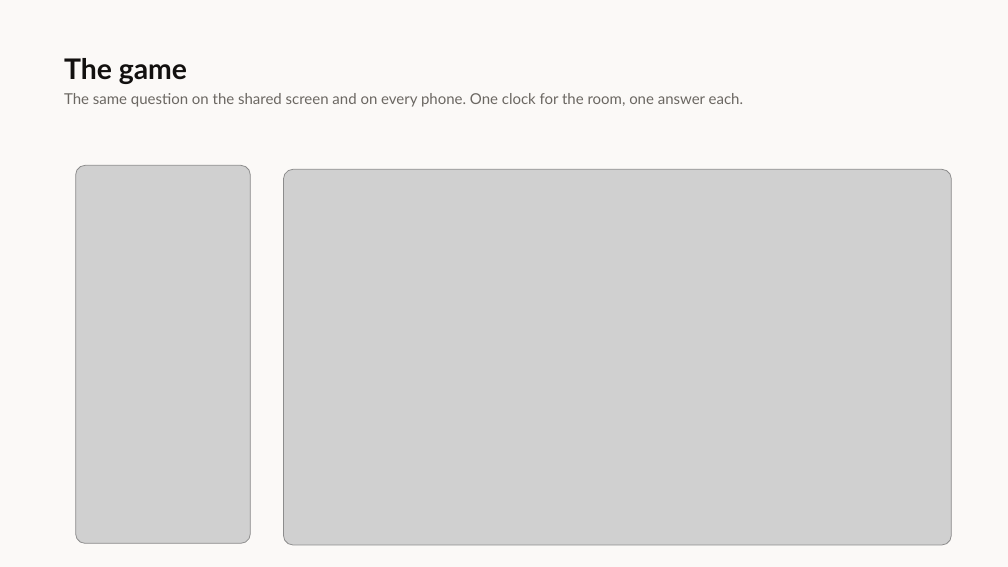
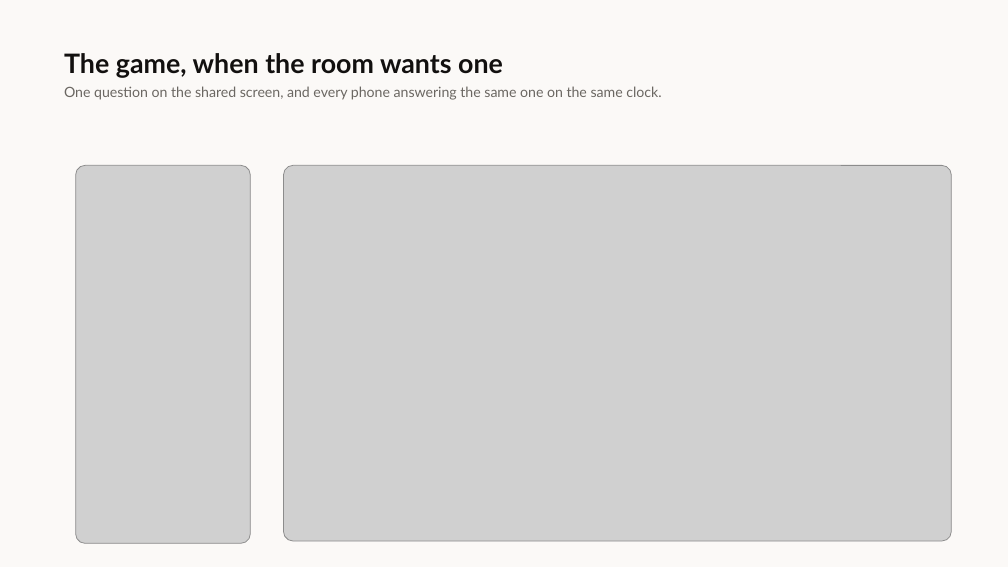
Before and after one commit to Herman-Gathege/Mshikaki-Meetings-App, a slide deck: slide 5 of docs/presentations/Mshikaki-Walkthrough.pptx (slide 6 before the commit). Drawn at 1008x567 pixels with LibreOffice and Linux fonts; fonts in the diff are those of the drawing; grey boxes stand for pictures. Boxes give left, top, right and bottom in pixels: in the first picture for what was removed or moved away, otherwise in the second. Text is boxed around its words. In the diff, an @@ line names an element or a change of style, - is before the commit and + after.

```diff
--- a/docs/presentations/Mshikaki-Walkthrough.pptx
+++ b/docs/presentations/Mshikaki-Walkthrough.pptx
@@ text at (x1=64, y1=53, x2=503, y2=78): text changed; size 27 to 25.5 pt @@
-The game
+The game, when the room wants one
@@ text at (x1=64, y1=86, x2=661, y2=100): text changed; size 14.2 to 13.5 pt @@
-The same question on the shared screen and on every phone. One clock for the room, one answer each.
+One question on the shared screen, and every phone answering the same one on the same clock.
@@ picture moved from (x1=284, y1=169, x2=951, y2=545) to (x1=284, y1=166, x2=951, y2=541) @@
```
Also in this commit, not shown: 7 other slides changed, 6 slides added, 5 slides removed.
